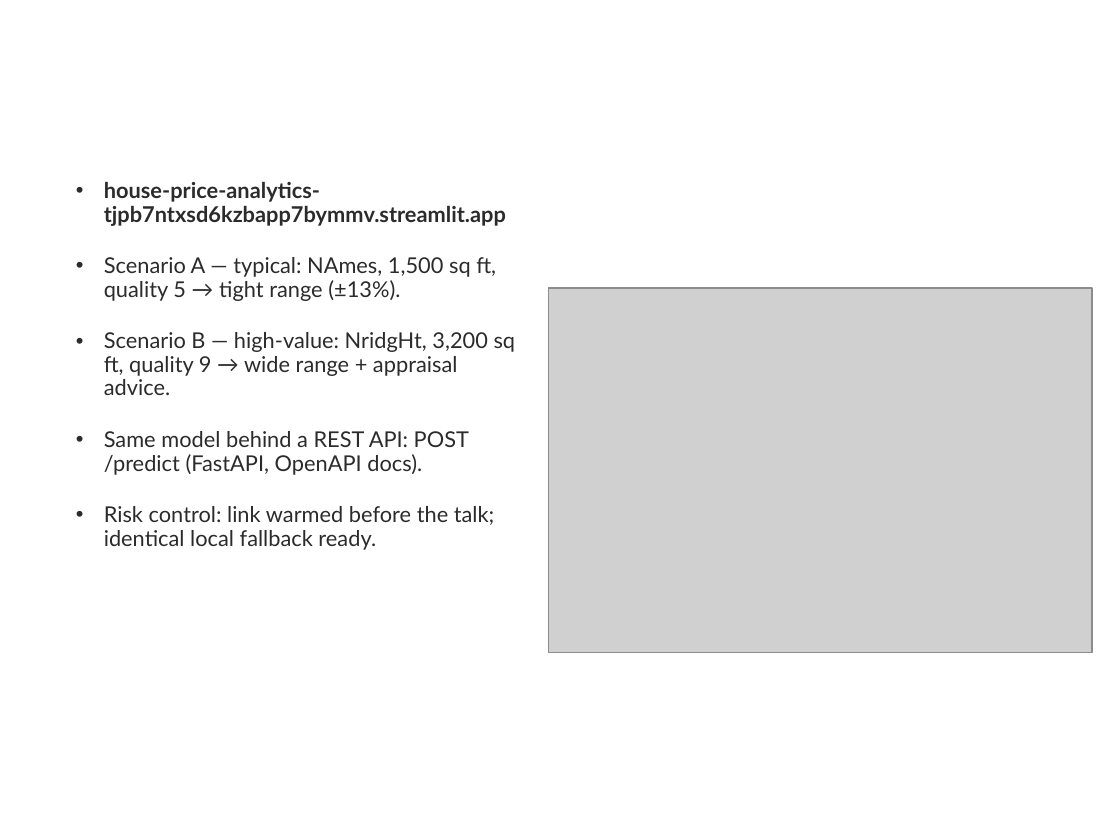
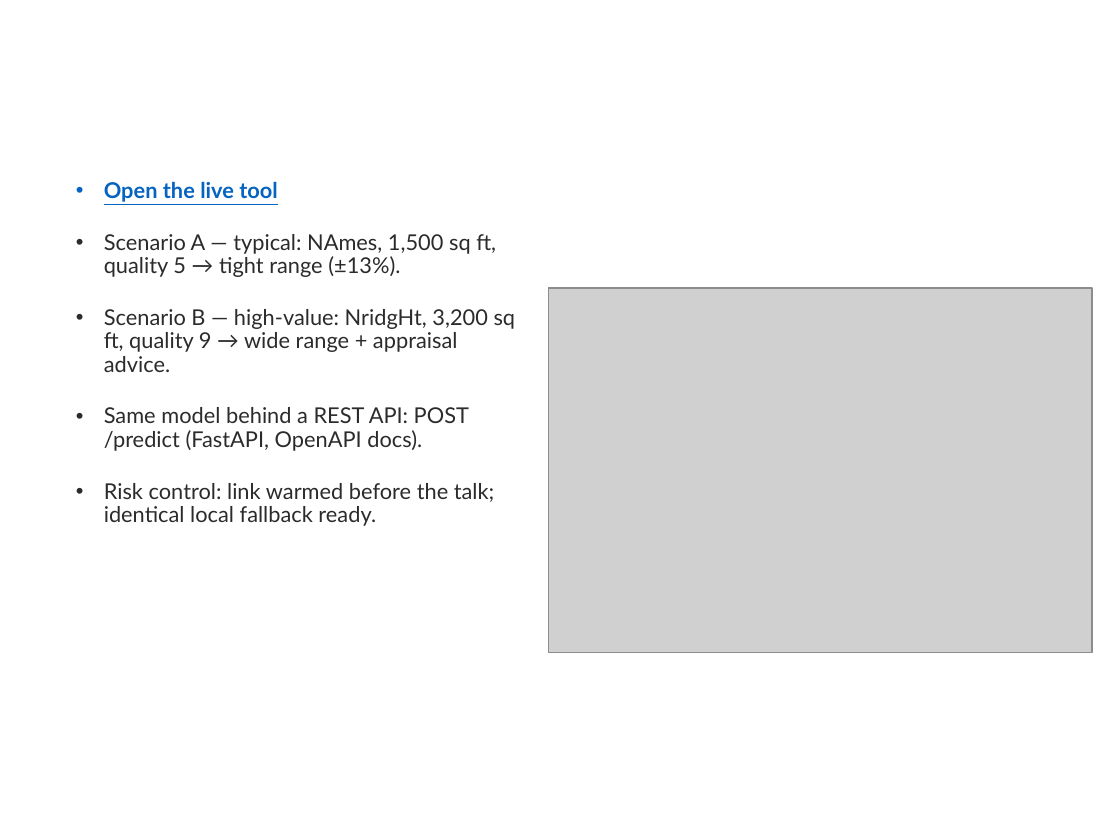
Before and after one commit to ducnt3/house-price-analytics, a slide deck: slide 18 of reports/hust-house-price-slides.pptx. Drawn at 1120x840 pixels with LibreOffice and Linux fonts; fonts in the diff are those of the drawing; grey boxes stand for pictures; background and template pictures are left out. Boxes give left, top, right and bottom in pixels: in the first picture for what was removed or moved away, otherwise in the second. Text is boxed around its words. In the diff, an @@ line names an element or a change of style, - is before the commit and + after.

Commit message:
fix: clickable hyperlinks for live tool and repo in slides

```diff
--- a/reports/hust-house-price-slides.pptx
+++ b/reports/hust-house-price-slides.pptx
@@ text at <box>104,181,277,202</box>: text changed; text colour #2B2B2B to #0563C1 @@
-• house-price-analytics-tjpb7ntxsd6kzbapp7bymmv.streamlit.app
+• Open the live tool
```
Also in this commit, not shown: 1 other slide changed, 1 other file.
